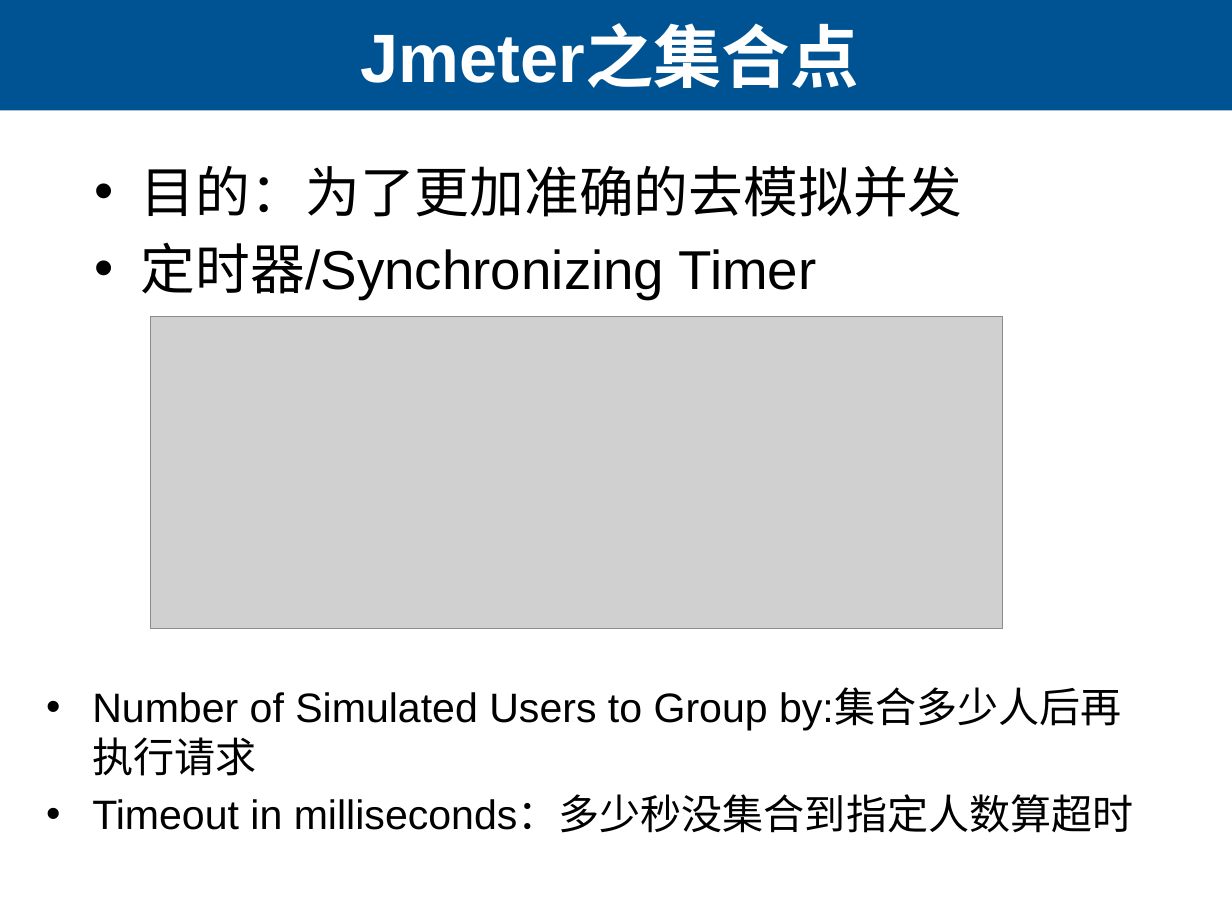
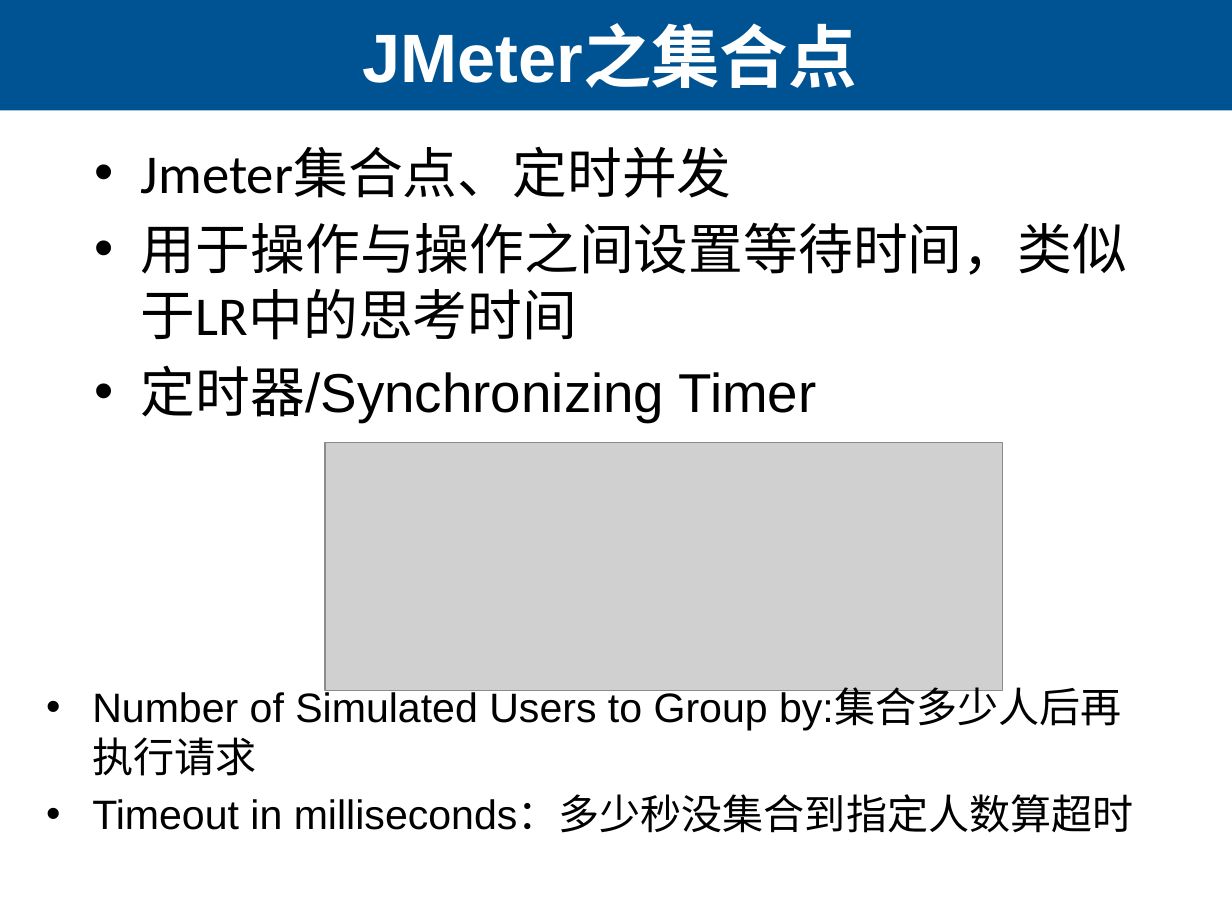
Before and after one commit to lihuanzhen/load-testing, a slide deck: slide 14 of 21 Jmeter的使用.pptx (slide 9 before the commit). Drawn at 1232x924 pixels with LibreOffice and Linux fonts; fonts in the diff are those of the drawing; grey boxes stand for pictures. Boxes give left, top, right and bottom in pixels: in the first picture for what was removed or moved away, otherwise in the second. Text is boxed around its words. In the diff, an @@ line names an element or a change of style, - is before the commit and + after.

```diff
--- a/21 Jmeter的使用.pptx
+++ b/21 Jmeter的使用.pptx
@@ title at [363,28,857,88]: text changed @@
-Jmeter之集合点
+JMeter之集合点
@@ text "Jmeter集合点、定时并发": place and size @@
-text "Jmeter集合点、定时并发" at [141,166,963,301]
+text "Jmeter集合点、定时并发" at [141,147,1127,424]
@@ text at [141,147,1127,340]: text changed; font Arial to Calibri @@
-• 目的：为了更加准确的去模拟并发
+• Jmeter集合点、定时并发
+• 用于操作与操作之间设置等待时间，类似于LR中的思考时间
@@ picture: place and size @@
-picture at [150,317,1003,628]
+picture at [325,442,1003,690]
```
Also in this commit, not shown: 12 other slides changed, 7 slides added, 1 other file.
